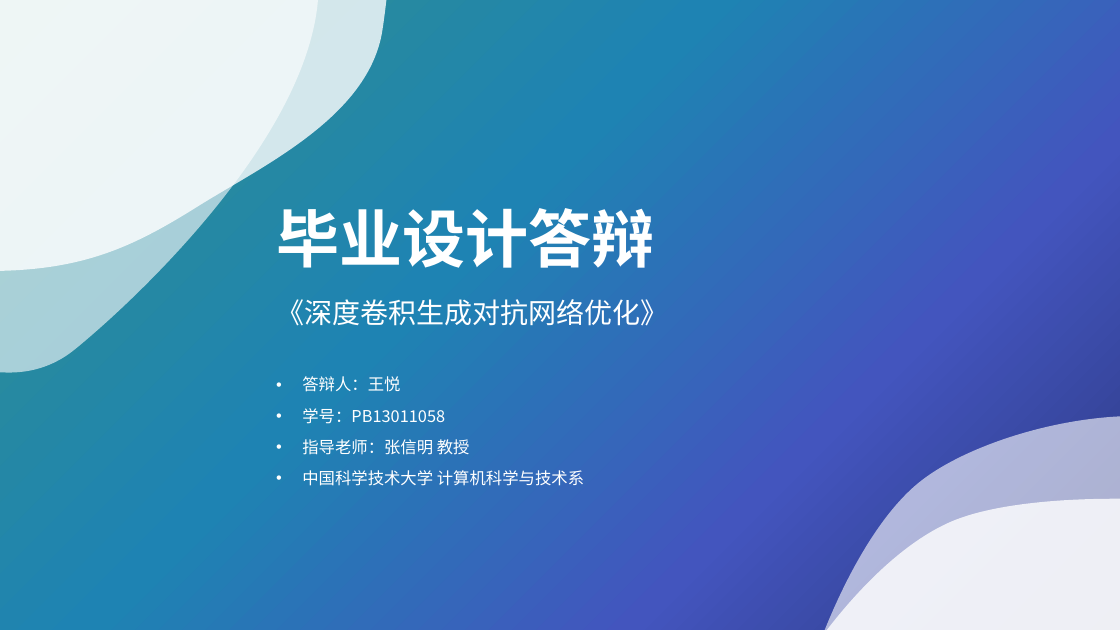
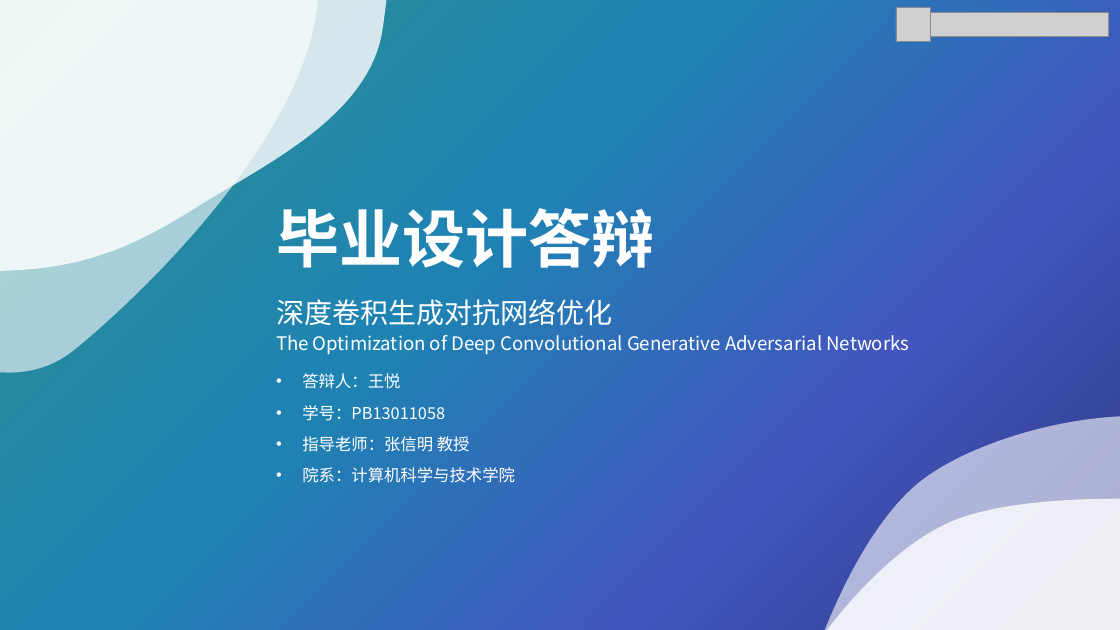
Before and after one commit to cahhbwy/Graduation_Design, a slide deck: slide 1 of PB13011058-王悦.pptx. Drawn at 1120x630 pixels with LibreOffice and Linux fonts; fonts in the diff are those of the drawing; grey boxes stand for pictures. Boxes give left, top, right and bottom in pixels: in the first picture for what was removed or moved away, otherwise in the second. Text is boxed around its words. In the diff, an @@ line names an element or a change of style, - is before the commit and + after.

```diff
--- a/PB13011058-王悦.pptx
+++ b/PB13011058-王悦.pptx
@@ picture added at <box>897,8,931,42</box> @@
@@ picture added at <box>931,13,1109,36</box> @@
@@ text at <box>276,299,909,355</box>: text changed; size 24 to 16 pt @@
-《深度卷积生成对抗网络优化》
+深度卷积生成对抗网络优化
+The Optimization of Deep Convolutional Generative Adversarial Networks
@@ text at <box>302,467,515,483</box>: text changed @@
-• 中国科学技术大学 计算机科学与技术系
+• 院系：计算机科学与技术学院
```
Also in this commit, not shown: 4 other slides changed, 9 other files.
